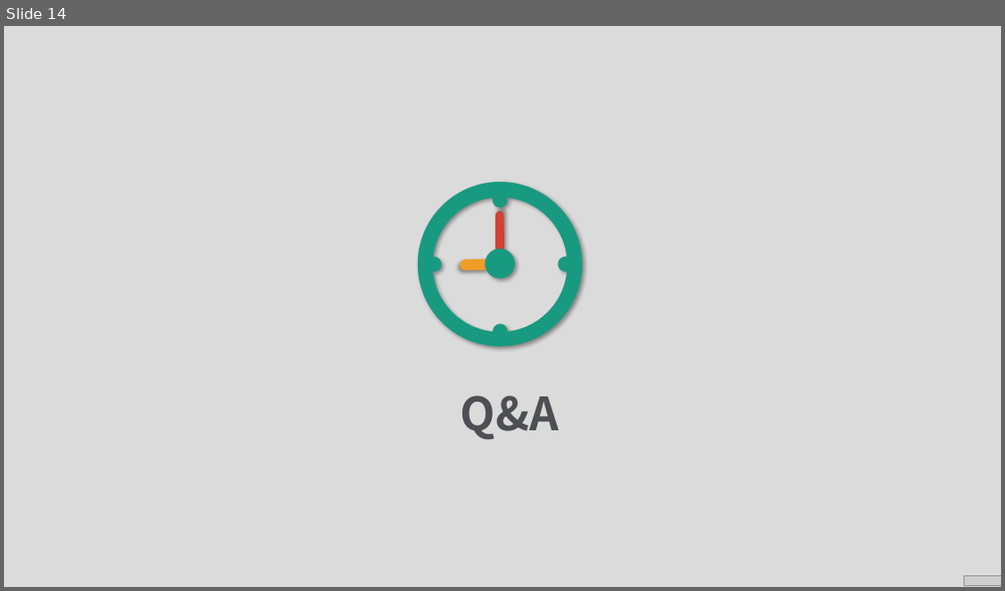
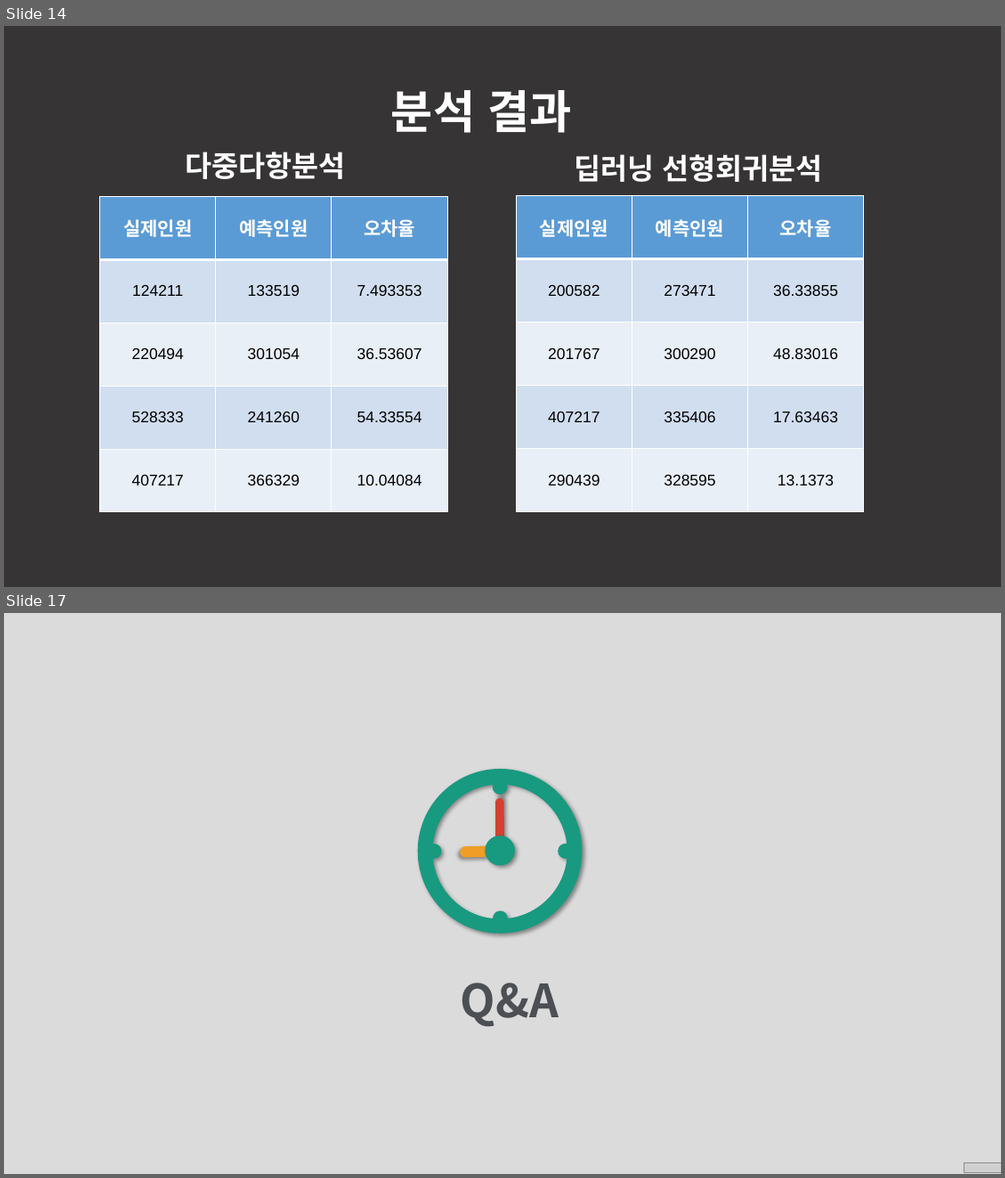
Before and after one commit to shs1234/project1, a slide deck: 분석.pptx. Shown one above the other, each under a label of ours: slide 14 before the commit, slides 14 and 17 after it; the slides between them are not shown. The pictures are 1005x591 and 1005x1178 pixels, drawn with LibreOffice and Linux fonts; fonts in the diff are those of the drawing; grey boxes stand for pictures; background and template pictures are left out; a plain dark background stands for a picture behind light text. Boxes give left, top, right and bottom in pixels: in the first picture for what was removed or moved away, otherwise in the second. Text is boxed around its words. In the diff, an @@ line names an element or a change of style, - is before the commit and + after.

```diff
--- a/분석.pptx
+++ b/분석.pptx
@@ slide 14 added at [4, 26, 1001, 587], background picture (left out); not listed: 1 template element that a slide beside it also shows @@
@@ text added at [391, 90, 572, 133], 44 pt, text #FFFFFF, bold @@
+분석 결과
@@ text added at [185, 151, 345, 179], 28 pt, text #FFFFFF, bold @@
+다중다항분석
@@ text added at [574, 154, 823, 182], 28 pt, text #FFFFFF, bold @@
+딥러닝 선형회귀분석
@@ table added at [100, 197, 447, 512], 5 rows, 3 columns @@
+실제인원 | 예측인원 | 오차율
+124211 | 133519 | 7.493353
+220494 | 301054 | 36.53607
+528333 | 241260 | 54.33554
+407217 | 366329 | 10.04084
@@ table added at [517, 196, 864, 511], 5 rows, 3 columns @@
+실제인원 | 예측인원 | 오차율
+200582 | 273471 | 36.33855
+201767 | 300290 | 48.83016
+407217 | 335406 | 17.63463
+290439 | 328595 | 13.1373
@@ what was slide 14 is now slide 17 @@
```
Also in this commit, not shown: 6 slides changed, 8 other slides added, 6 slides removed.
